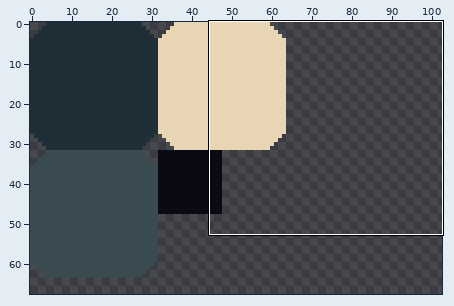
One commit to this pixel-art file: sprites/gui/gui_basic.aseprite. The first picture is a wide view before the edit; the outline marks the close-up.
Close-up. First the earlier version:
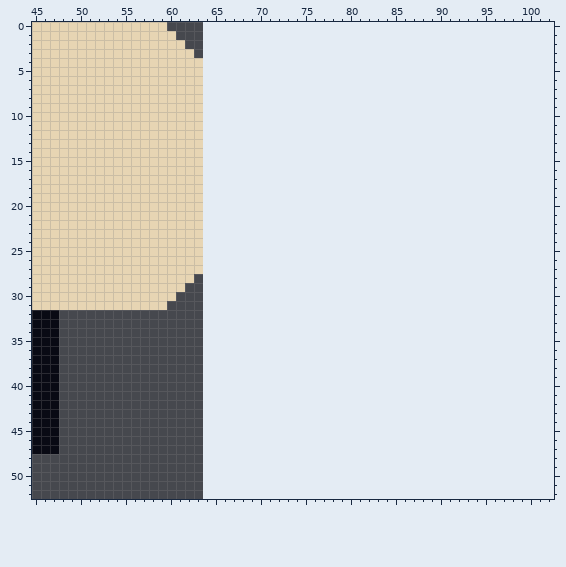
64x64 pixels, 1 frame. Shown: x 45..102, y 0..52. The old version is drawn lined up with the new one, on the new canvas. The wide view leaves out empty margins.
New version:
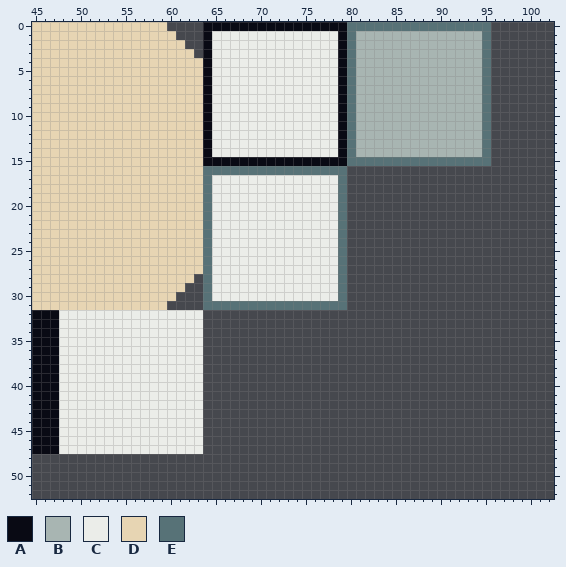
Palette (. is transparent): A #090a14  B #a8b5b2  C #ebede9  D #e7d5b3  E #577277
Commit message: Improved GUI. Added hit point upgrade functionality.
Change:
canvas 64x64 -> 128x128
@@ x 45..102 @@
- 0 DDDDDDDDDDDDDDD...........................................
- 1 DDDDDDDDDDDDDDDD..........................................
- 2 DDDDDDDDDDDDDDDDD.........................................
- 3 DDDDDDDDDDDDDDDDDD........................................
- 4 DDDDDDDDDDDDDDDDDDD.......................................
- 5 DDDDDDDDDDDDDDDDDDD.......................................
- 6 DDDDDDDDDDDDDDDDDDD.......................................
- 7 DDDDDDDDDDDDDDDDDDD.......................................
- 8 DDDDDDDDDDDDDDDDDDD.......................................
- 9 DDDDDDDDDDDDDDDDDDD.......................................
-10 DDDDDDDDDDDDDDDDDDD.......................................
-11 DDDDDDDDDDDDDDDDDDD.......................................
-12 DDDDDDDDDDDDDDDDDDD.......................................
-13 DDDDDDDDDDDDDDDDDDD.......................................
-14 DDDDDDDDDDDDDDDDDDD.......................................
-15 DDDDDDDDDDDDDDDDDDD.......................................
-16 DDDDDDDDDDDDDDDDDDD.......................................
-17 DDDDDDDDDDDDDDDDDDD.......................................
-18 DDDDDDDDDDDDDDDDDDD.......................................
-19 DDDDDDDDDDDDDDDDDDD.......................................
-20 DDDDDDDDDDDDDDDDDDD.......................................
-21 DDDDDDDDDDDDDDDDDDD.......................................
-22 DDDDDDDDDDDDDDDDDDD.......................................
-23 DDDDDDDDDDDDDDDDDDD.......................................
-24 DDDDDDDDDDDDDDDDDDD.......................................
-25 DDDDDDDDDDDDDDDDDDD.......................................
-26 DDDDDDDDDDDDDDDDDDD.......................................
-27 DDDDDDDDDDDDDDDDDDD.......................................
-28 DDDDDDDDDDDDDDDDDD........................................
-29 DDDDDDDDDDDDDDDDD.........................................
-30 DDDDDDDDDDDDDDDD..........................................
-31 DDDDDDDDDDDDDDD...........................................
-32 AAA.......................................................
-33 AAA.......................................................
-34 AAA.......................................................
-35 AAA.......................................................
-36 AAA.......................................................
-37 AAA.......................................................
-38 AAA.......................................................
-39 AAA.......................................................
-40 AAA.......................................................
-41 AAA.......................................................
-42 AAA.......................................................
-43 AAA.......................................................
-44 AAA.......................................................
-45 AAA.......................................................
-46 AAA.......................................................
-47 AAA.......................................................
+ 0 DDDDDDDDDDDDDDD....AAAAAAAAAAAAAAAAEEEEEEEEEEEEEEEE.......
+ 1 DDDDDDDDDDDDDDDD...ACCCCCCCCCCCCCCAEBBBBBBBBBBBBBBE.......
+ 2 DDDDDDDDDDDDDDDDD..ACCCCCCCCCCCCCCAEBBBBBBBBBBBBBBE.......
+ 3 DDDDDDDDDDDDDDDDDD.ACCCCCCCCCCCCCCAEBBBBBBBBBBBBBBE.......
+ 4 DDDDDDDDDDDDDDDDDDDACCCCCCCCCCCCCCAEBBBBBBBBBBBBBBE.......
+ 5 DDDDDDDDDDDDDDDDDDDACCCCCCCCCCCCCCAEBBBBBBBBBBBBBBE.......
+ 6 DDDDDDDDDDDDDDDDDDDACCCCCCCCCCCCCCAEBBBBBBBBBBBBBBE.......
+ 7 DDDDDDDDDDDDDDDDDDDACCCCCCCCCCCCCCAEBBBBBBBBBBBBBBE.......
+ 8 DDDDDDDDDDDDDDDDDDDACCCCCCCCCCCCCCAEBBBBBBBBBBBBBBE.......
+ 9 DDDDDDDDDDDDDDDDDDDACCCCCCCCCCCCCCAEBBBBBBBBBBBBBBE.......
+10 DDDDDDDDDDDDDDDDDDDACCCCCCCCCCCCCCAEBBBBBBBBBBBBBBE.......
+11 DDDDDDDDDDDDDDDDDDDACCCCCCCCCCCCCCAEBBBBBBBBBBBBBBE.......
+12 DDDDDDDDDDDDDDDDDDDACCCCCCCCCCCCCCAEBBBBBBBBBBBBBBE.......
+13 DDDDDDDDDDDDDDDDDDDACCCCCCCCCCCCCCAEBBBBBBBBBBBBBBE.......
+14 DDDDDDDDDDDDDDDDDDDACCCCCCCCCCCCCCAEBBBBBBBBBBBBBBE.......
+15 DDDDDDDDDDDDDDDDDDDAAAAAAAAAAAAAAAAEEEEEEEEEEEEEEEE.......
+16 DDDDDDDDDDDDDDDDDDDEEEEEEEEEEEEEEEE.......................
+17 DDDDDDDDDDDDDDDDDDDECCCCCCCCCCCCCCE.......................
+18 DDDDDDDDDDDDDDDDDDDECCCCCCCCCCCCCCE.......................
+19 DDDDDDDDDDDDDDDDDDDECCCCCCCCCCCCCCE.......................
+20 DDDDDDDDDDDDDDDDDDDECCCCCCCCCCCCCCE.......................
+21 DDDDDDDDDDDDDDDDDDDECCCCCCCCCCCCCCE.......................
+22 DDDDDDDDDDDDDDDDDDDECCCCCCCCCCCCCCE.......................
+23 DDDDDDDDDDDDDDDDDDDECCCCCCCCCCCCCCE.......................
+24 DDDDDDDDDDDDDDDDDDDECCCCCCCCCCCCCCE.......................
+25 DDDDDDDDDDDDDDDDDDDECCCCCCCCCCCCCCE.......................
+26 DDDDDDDDDDDDDDDDDDDECCCCCCCCCCCCCCE.......................
+27 DDDDDDDDDDDDDDDDDDDECCCCCCCCCCCCCCE.......................
+28 DDDDDDDDDDDDDDDDDD.ECCCCCCCCCCCCCCE.......................
+29 DDDDDDDDDDDDDDDDD..ECCCCCCCCCCCCCCE.......................
+30 DDDDDDDDDDDDDDDD...ECCCCCCCCCCCCCCE.......................
+31 DDDDDDDDDDDDDDD....EEEEEEEEEEEEEEEE.......................
+32 AAACCCCCCCCCCCCCCCC.......................................
+33 AAACCCCCCCCCCCCCCCC.......................................
+34 AAACCCCCCCCCCCCCCCC.......................................
+35 AAACCCCCCCCCCCCCCCC.......................................
+36 AAACCCCCCCCCCCCCCCC.......................................
+37 AAACCCCCCCCCCCCCCCC.......................................
+38 AAACCCCCCCCCCCCCCCC.......................................
+39 AAACCCCCCCCCCCCCCCC.......................................
+40 AAACCCCCCCCCCCCCCCC.......................................
+41 AAACCCCCCCCCCCCCCCC.......................................
+42 AAACCCCCCCCCCCCCCCC.......................................
+43 AAACCCCCCCCCCCCCCCC.......................................
+44 AAACCCCCCCCCCCCCCCC.......................................
+45 AAACCCCCCCCCCCCCCCC.......................................
+46 AAACCCCCCCCCCCCCCCC.......................................
+47 AAACCCCCCCCCCCCCCCC.......................................
 48 ..........................................................
Changed places in both close-ups, as pixel boxes (x1, y1, x2, y2):
added: (59, 22, 491, 454)
